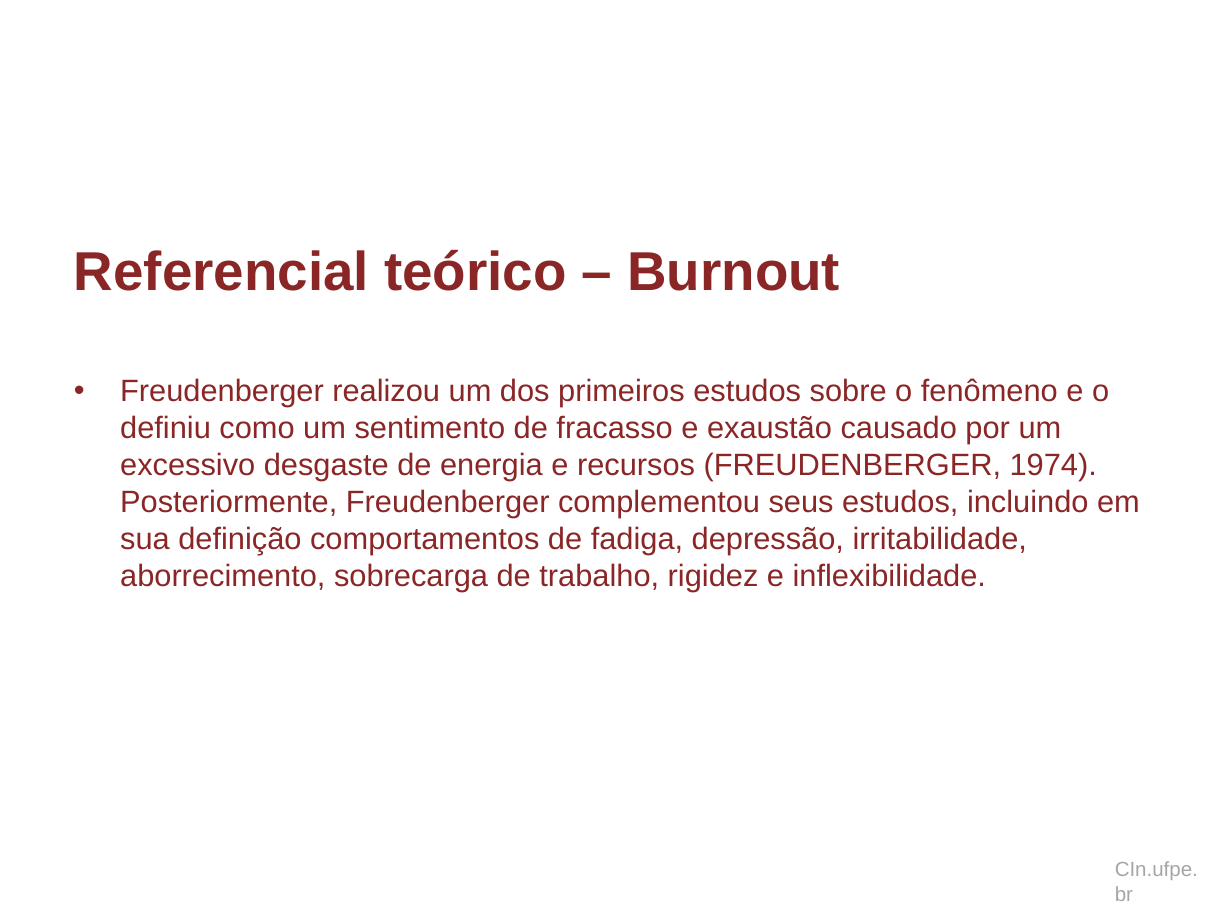
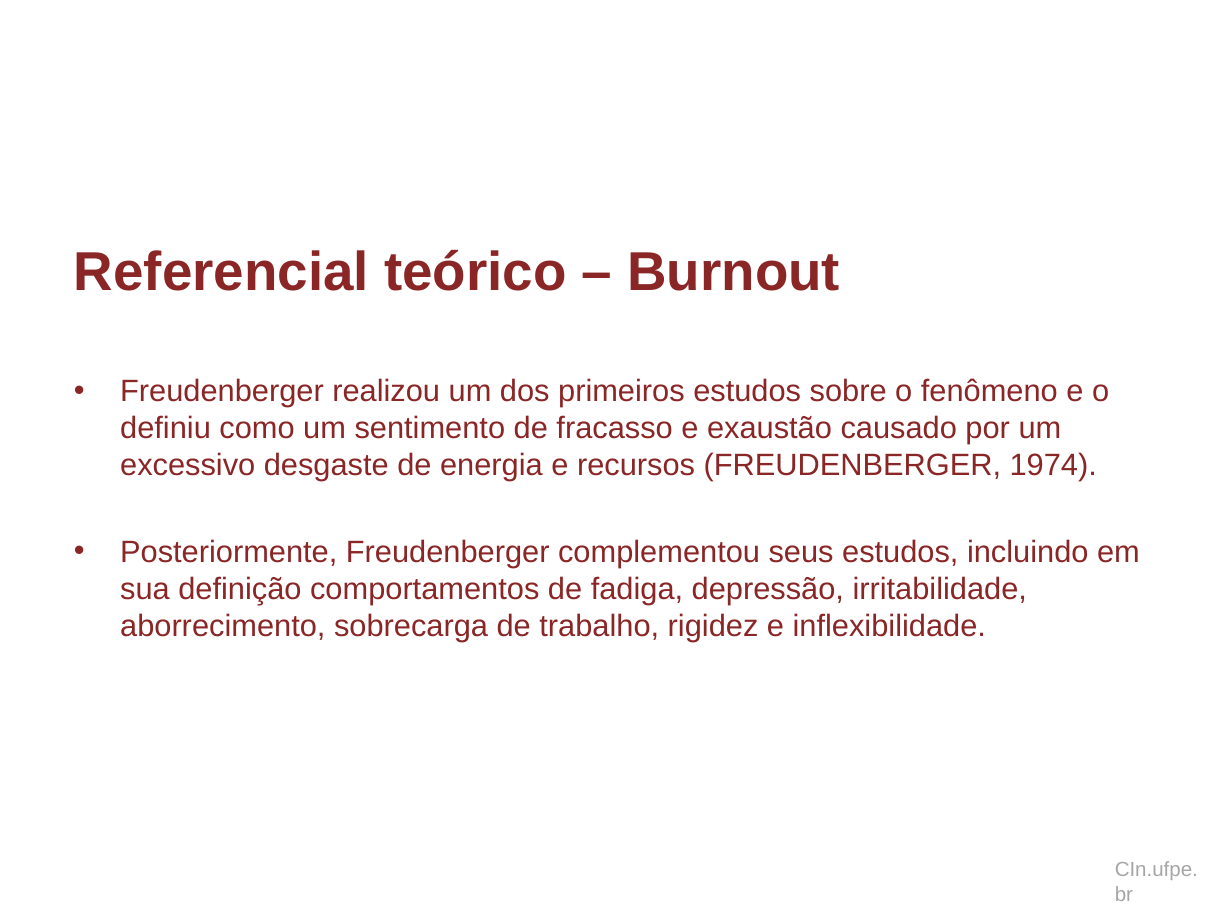
Before and after one commit to dan1lo/doutoradoR, a slide deck: slide 27 of apresentacao doutorado.pptx. Drawn at 1232x924 pixels with LibreOffice and Linux fonts; fonts in the diff are those of the drawing; background and template pictures are left out. Boxes give left, top, right and bottom in pixels: in the first picture for what was removed or moved away, otherwise in the second. Text is boxed around its words. In the diff, an @@ line names an element or a change of style, - is before the commit and + after.

```diff
--- a/apresentacao doutorado.pptx
+++ b/apresentacao doutorado.pptx
@@ text at <box>120,378,1140,641</box>: text changed @@
-• Freudenberger realizou um dos primeiros estudos sobre o fenômeno e o definiu como um sentimento de fracasso e exaustão causado por um excessivo desgaste de energia e recursos (FREUDENBERGER, 1974). Posteriormente, Freudenberger complementou seus estudos, incluindo em sua definição comportamentos de fadiga, depressão, irritabilidade, aborrecimento, sobrecarga de trabalho, rigidez e inflexibilidade.
+• Freudenberger realizou um dos primeiros estudos sobre o fenômeno e o definiu como um sentimento de fracasso e exaustão causado por um excessivo desgaste de energia e recursos (FREUDENBERGER, 1974).
+• Posteriormente, Freudenberger complementou seus estudos, incluindo em sua definição comportamentos de fadiga, depressão, irritabilidade, aborrecimento, sobrecarga de trabalho, rigidez e inflexibilidade.
```
Also in this commit, not shown: 13 other slides changed, 2 slides removed.
